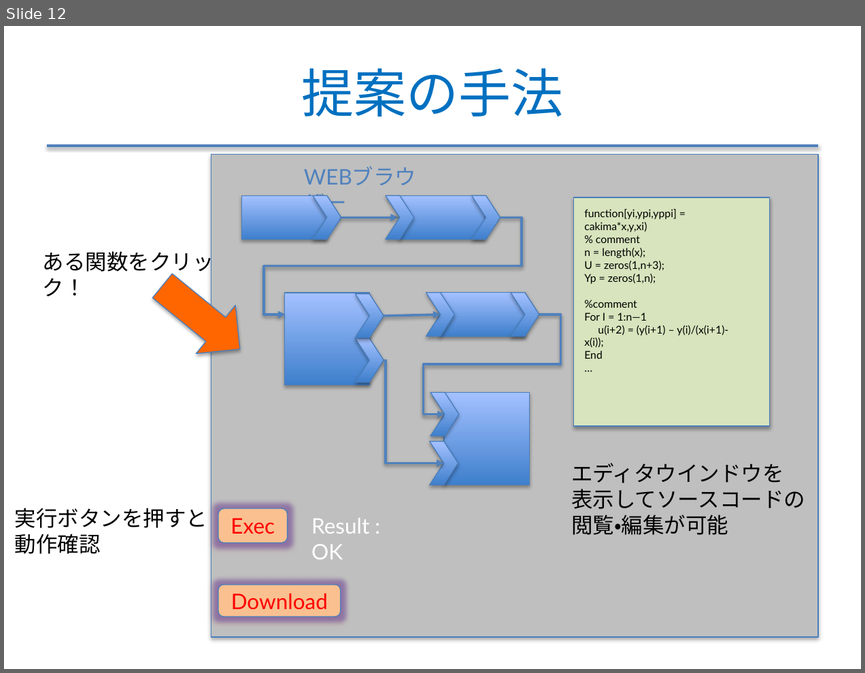
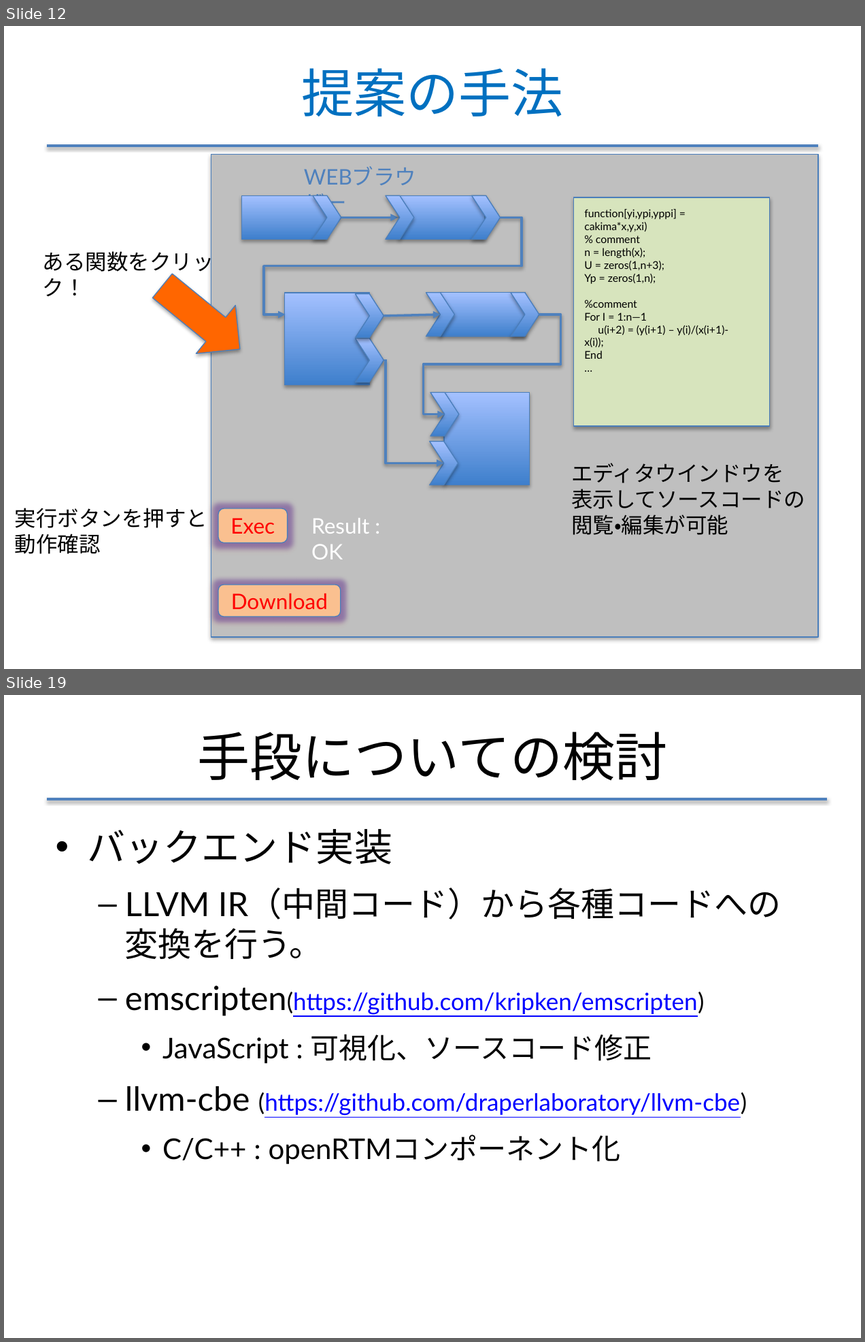
Before and after one commit to f-akazawa/akaz_uecdevelop, a slide deck: doc/中間発表資料.pptx. Shown one above the other, each under a label of ours: slide 12 before the commit, slides 12 and 19 after it; the slides between them are not shown. The pictures are 865x673 and 865x1342 pixels, drawn with LibreOffice and Linux fonts; fonts in the diff are those of the drawing. Boxes give left, top, right and bottom in pixels: in the first picture for what was removed or moved away, otherwise in the second. Text is boxed around its words. In the diff, an @@ line names an element or a change of style, - is before the commit and + after.

Commit message:
練習1回目に向けてスライド追加と修正

```diff
--- a/doc/中間発表資料.pptx
+++ b/doc/中間発表資料.pptx
@@ slide 19 added at [4, 695, 861, 1338], background #FFFFFF @@
@@ title added at [197, 732, 667, 781], 44 pt, text #000000 @@
+手段についての検討
@@ line added from (47, 798) to (827, 798), #4F81BD 2 pt @@
@@ text added at [88, 829, 781, 1164], 20 pt, text #000000 @@
+• バックエンド実装
+  – LLVM IR（中間コード）から各種コードへの変換を行う。
+  – emscripten(https://github.com/kripken/emscripten)
+    • JavaScript : 可視化、ソースコード修正
+  – llvm-cbe (https://github.com/draperlaboratory/llvm-cbe)
+    • C/C++ : openRTMコンポーネント化
```
Also in this commit, not shown: 11 slides changed, 2 other slides added, 1 slide removed.
